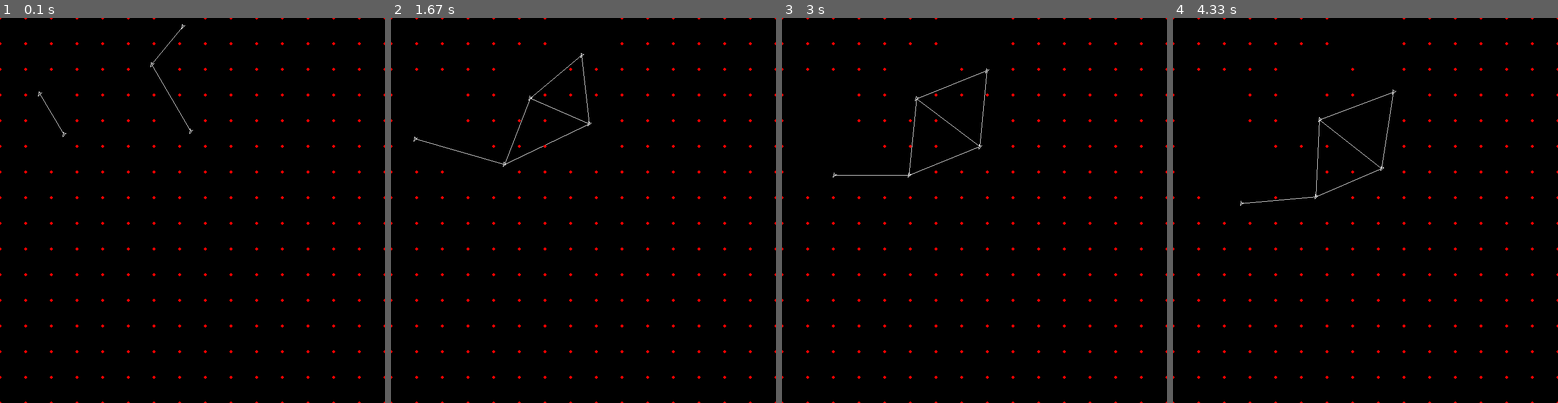
Above: before the commit, frames 1-4 (left to right).
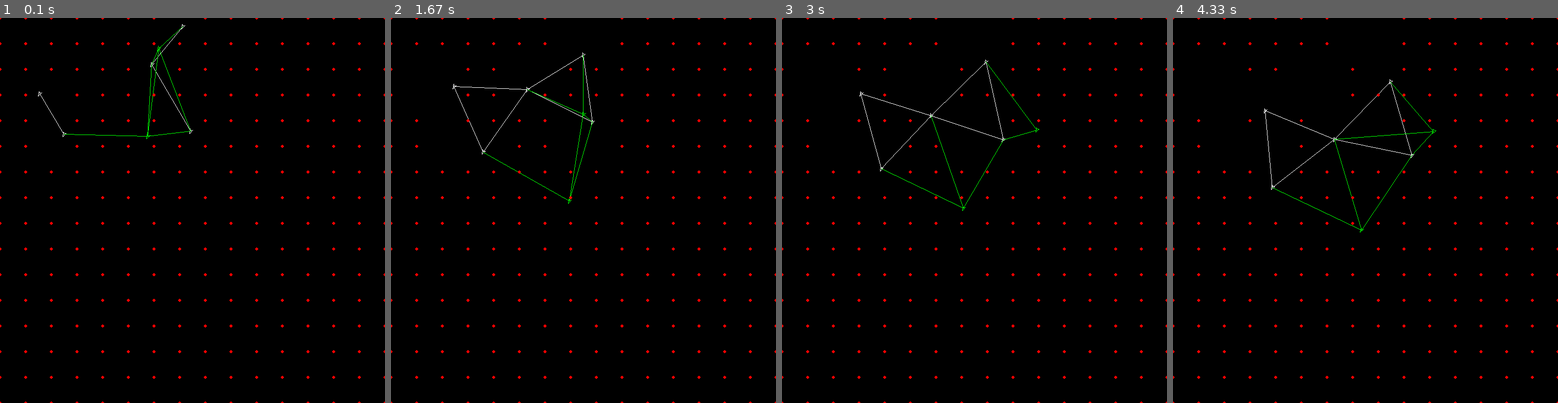
Above: after the commit, the same moments.

Repository: LouisDeOliveira/Projet_VA
Game: pygame game, started from Simulation.py
Same seed, same stepped clock (60 frames per second), same inputs: the game is played once before the commit and once after it.
Inputs:
- Up to frame 1 (0.1 s): no input
- Up to frame 2 (1.67 s): no input
- Up to frame 3 (3 s): no input
- Up to frame 4 (4.33 s): no input

The runs differ from the first frame. In frame 1, 0.1% of the frame differs, in the area x 16-50%, y 2-32%; in frame 2, 0.5%; in frame 3, 0.5%; in frame 4, 0.6%, in the area x 6-69%, y 12-56%.

Commit message:
barycentre

Diff:
--- a/Environnement.py
+++ b/Environnement.py
@@ -25,6 +25,7 @@
 k = 50000
 tick_freq = 100
 dt = 1/tick_freq
+q = 100000
 
 
 class Environment():
@@ -54,6 +55,19 @@
     def step(self):
         for agent in self.Agent_list:
             agent.step()
+
+    def barycentre(self):
+        gx = 0
+        gy = 0
+        g = np.zeros(2)
+        n = 0
+        for agent in self.Agent_list:
+            if type(agent) == Chercheur:
+                n += 1
+                gx += agent.pos[0]
+                gy += agent.pos[1]
+        g[0], g[1] = gx/n, gy/n
+        return g
 
     def update(self):
         self.N0 = np.shape(self.mesh)[0]*np.shape(self.mesh)[1]
@@ -103,6 +117,35 @@
                 else:
                     agentA.acc = vect_acc
 
+            if type(agentA) == Verificateur:
+                dx = agentA.pos[0]-self.barycentre()[0]
+                dy = agentA.pos[1]-self.barycentre()[1]
+                f_ressort_x = -agentA.k * \
+                    (math.sqrt((dx)**2+(dy)**2) - agentA.l0) * \
+                    dx/(np.sqrt(dx**2+dy**2))
+                f_ressort_y = -agentA.k * \
+                    (math.sqrt((dx)**2+(dy)**2) - agentA.l0) * \
+                    dy/(np.sqrt(dx**2+dy**2))
+
+                f_frott_x = f*agentA.speed[0]
+                f_frott_y = f*agentA.speed[1]
+                for agentB in self.Agent_list:
+                    if type(agentB) == Verificateur and agentA.id != agentB.id:
+                        f_charge_x += q / \
+                            distance(agentA, agentB)**2 * \
+                            vect_AB(agentA, agentB)[0]
+                        f_charge_y += q / \
+                            distance(agentA, agentB)**2 * \
+                            vect_AB(agentA, agentB)[1]
+                ax = f_ressort_x-f_frott_x
+                ay = f_ressort_y-f_frott_y
+
+                vect_acc = np.array([ax, ay])
+                if vect_norme_carre(vect_acc) > maxacc**2:
+                    agentA.acc = maxacc*normalize_vector(vect_acc)
+                else:
+                    agentA.acc = vect_acc
+
         for agent in self.Agent_list:
             vect_vit = np.array(
                 [agent.speed[0] + dt*agent.acc[0], agent.speed[1] + dt*agent.acc[1]])
--- a/Simulation.py
+++ b/Simulation.py
@@ -31,7 +31,7 @@
 pygame.init()
 width, height = 750, 750
 screen = pygame.display.set_mode((width, height))
-env = Environment(5, 0, 0, width, height, screen)
+env = Environment(5, 2, 0, width, height, screen)
 Running = True
 tick_freq = 100
 dt = 1/tick_freq
--- a/Utils.py
+++ b/Utils.py
@@ -3,6 +3,8 @@
 import uuid
 import random
 import numpy as np
+
+
 white = (255, 255, 255)
 red = (255, 0, 0)
 f = 2
--- a/Verificateur.py
+++ b/Verificateur.py
@@ -4,6 +4,7 @@
 import random
 import numpy as np
 from Utils import *
+
 white = (255, 255, 255)
 red = (255, 0, 0)
 f = 2
@@ -45,7 +46,7 @@
         self.speed = np.array([0., 0.])
         self.acc = np.array([0., 0.])
         self.k = 10
-        self.l0 = 150
+        self.l0 = 200
         self.maxspeed = maxspeed
         self.state = 'normal'
         self.battery = None
@@ -107,17 +108,17 @@
         y = self.pos[1]
         s = self.size
 
-        pygame.draw.line(env.screen, lightgreen,
+        pygame.draw.line(self.env.screen, lightgreen,
                          (x - (s * math.sqrt(130) / 12) * math.cos(math.atan(7 / 9) - a),
                           y - (s * math.sqrt(130) / 12) * math.sin(math.atan(7 / 9) - a)),
                          (x + s * math.cos(-a), y + s * math.sin(-a)))
 
-        pygame.draw.line(env.screen, lightgreen,
+        pygame.draw.line(self.env.screen, lightgreen,
                          (x - (s * math.sqrt(130) / 12) * math.cos(math.atan(7 / 9) + a),
                           y + (s * math.sqrt(130) / 12) * math.sin(math.atan(7 / 9) + a)),
                          (x + s * math.cos(a), y + s * math.sin(-a)))
 
-        pygame.draw.line(env.screen, lightgreen,
+        pygame.draw.line(self.env.screen, lightgreen,
                          (x - (s * math.sqrt(2) / 2) * math.cos(-a + math.pi / 4),
                           y - (s * math.sqrt(2) / 2) * math.sin(-a + math.pi / 4)),
                          (x - (s * math.sqrt(2) / 2) * math.cos(a + math.pi / 4),
